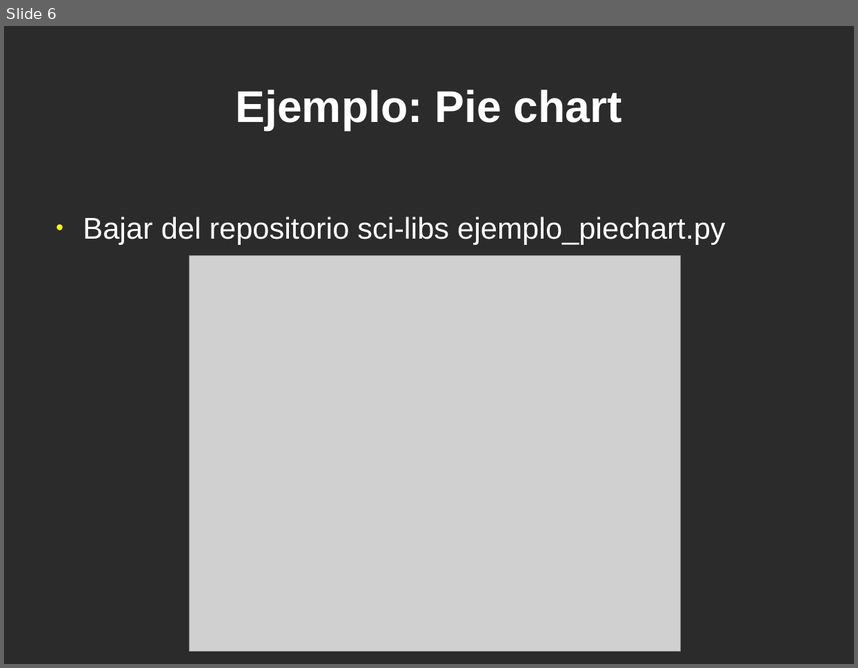
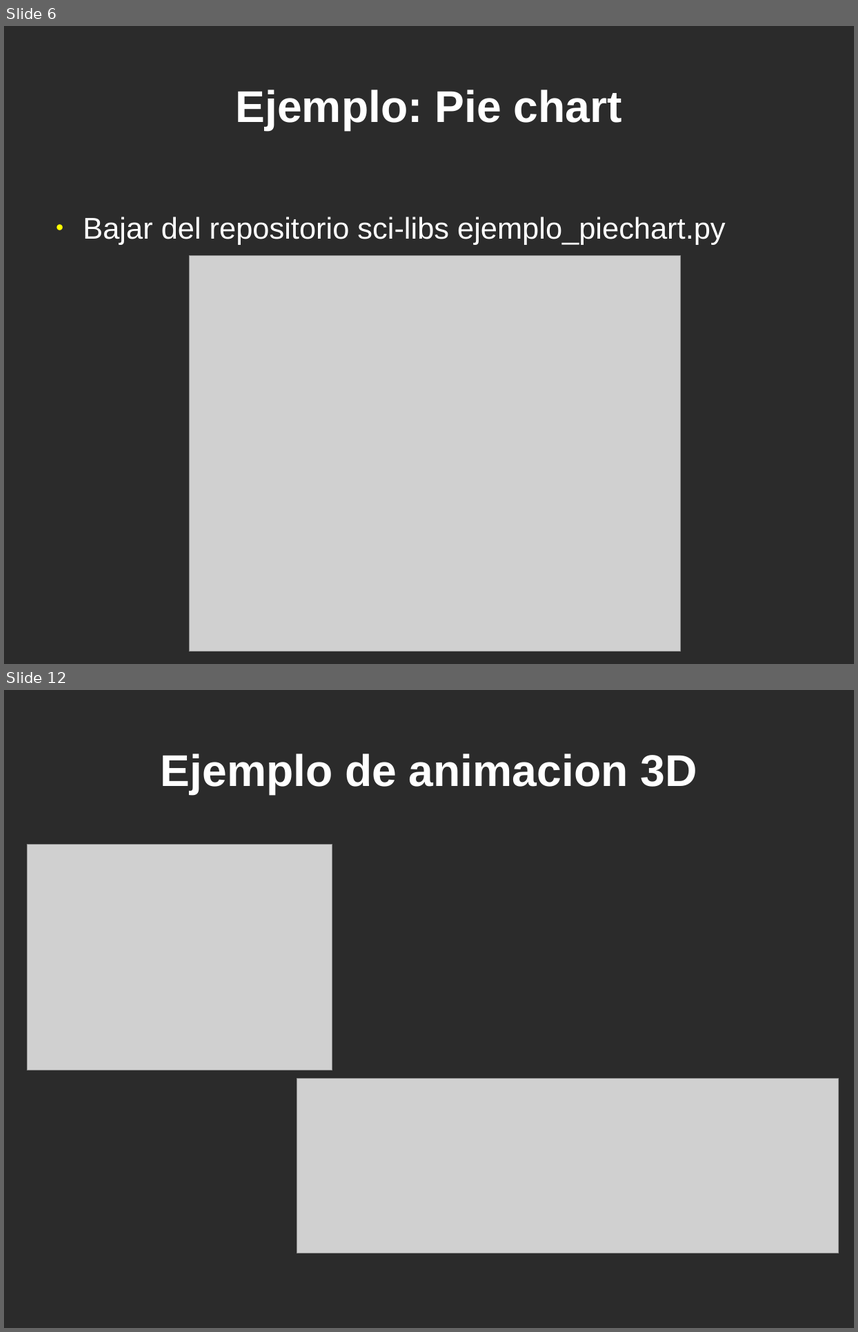
Before and after one commit to jeudy/clases_topicosI2013, a slide deck: 13-Plots-3D-Animacion.odp. Shown one above the other, each under a label of ours: slide 6 before the commit, slides 6 and 12 after it; the slides between them are not shown. The pictures are 858x668 and 858x1332 pixels, drawn with LibreOffice and Linux fonts; fonts in the diff are those of the drawing; grey boxes stand for pictures; background and template pictures are left out; a plain dark background stands for a picture behind light text. Boxes give left, top, right and bottom in pixels: in the first picture for what was removed or moved away, otherwise in the second. Text is boxed around its words. In the diff, an @@ line names an element or a change of style, - is before the commit and + after.

```diff
--- a/13-Plots-3D-Animacion.odp
+++ b/13-Plots-3D-Animacion.odp
@@ slide 12 added at (4, 690, 854, 1328), background picture (left out) @@
@@ title added at (161, 753, 697, 794), 41.4 pt, text #FFFFFF, bold @@
+Ejemplo de animacion 3D
@@ picture added at (27, 845, 332, 1070) @@
@@ picture added at (297, 1078, 839, 1253) @@
```
Also in this commit, not shown: 1 slide changed, 4 other slides added, 2 slides removed, 1 other file.
